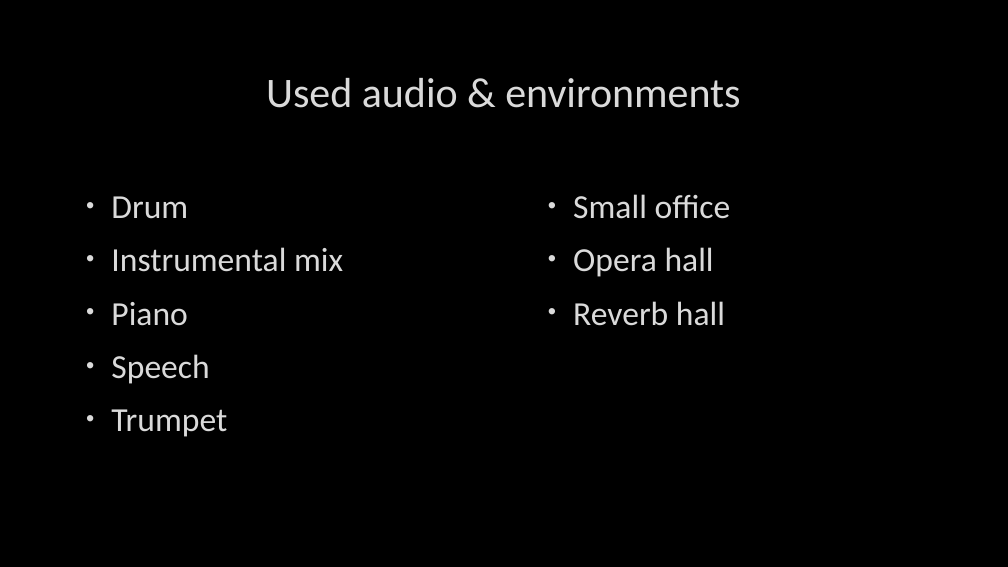
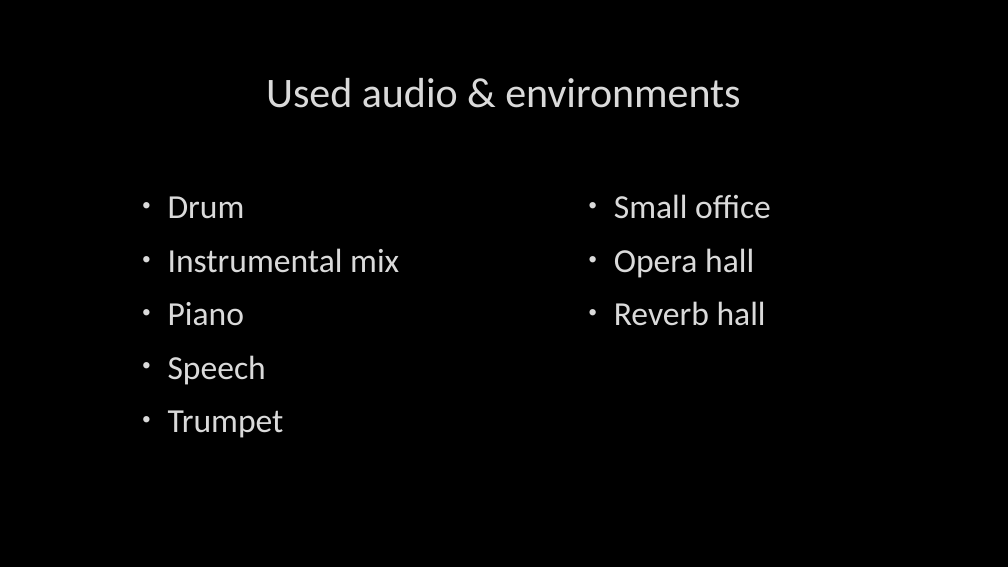
Before and after one commit to NiklasNymark/MRSP_Seminar_Project_Group1, a slide deck: slide 3 of presentation_group1.pptx (slide 2 before the commit). Drawn at 1008x567 pixels with LibreOffice and Linux fonts; fonts in the diff are those of the drawing; background and template pictures are left out. Boxes give left, top, right and bottom in pixels: in the first picture for what was removed or moved away, otherwise in the second. Text is boxed around its words. In the diff, an @@ line names an element or a change of style, - is before the commit and + after.

```diff
--- a/presentation_group1.pptx
+++ b/presentation_group1.pptx
@@ text "Drum": place and size @@
-text "Drum" at (111, 196, 343, 437)
+text "Drum" at (168, 196, 399, 438)
@@ text "Small office": place and size @@
-text "Small office" at (573, 194, 731, 326)
+text "Small office" at (614, 194, 771, 326)
```
Also in this commit, not shown: 3 other slides changed, 2 slides added, 1 other file.
